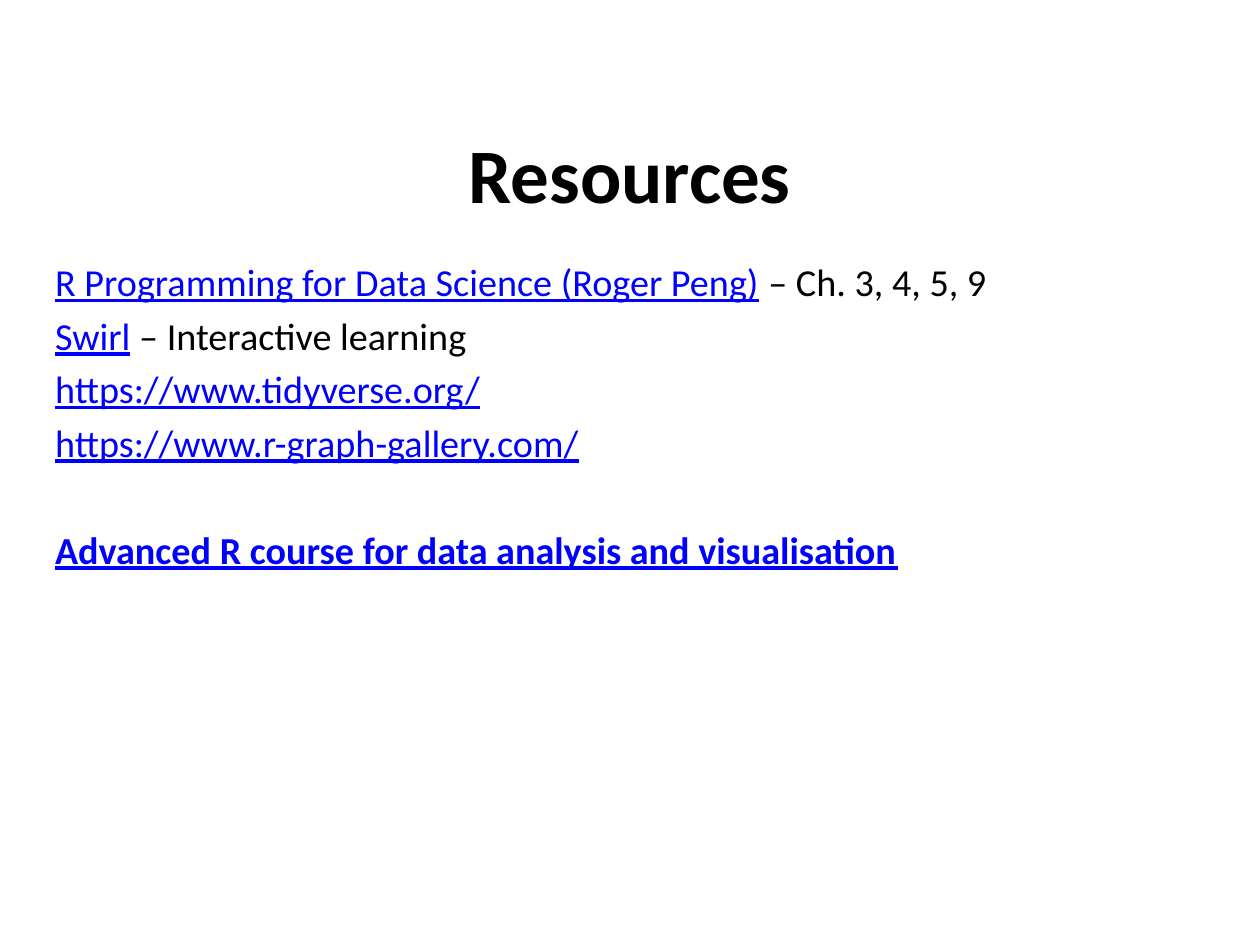
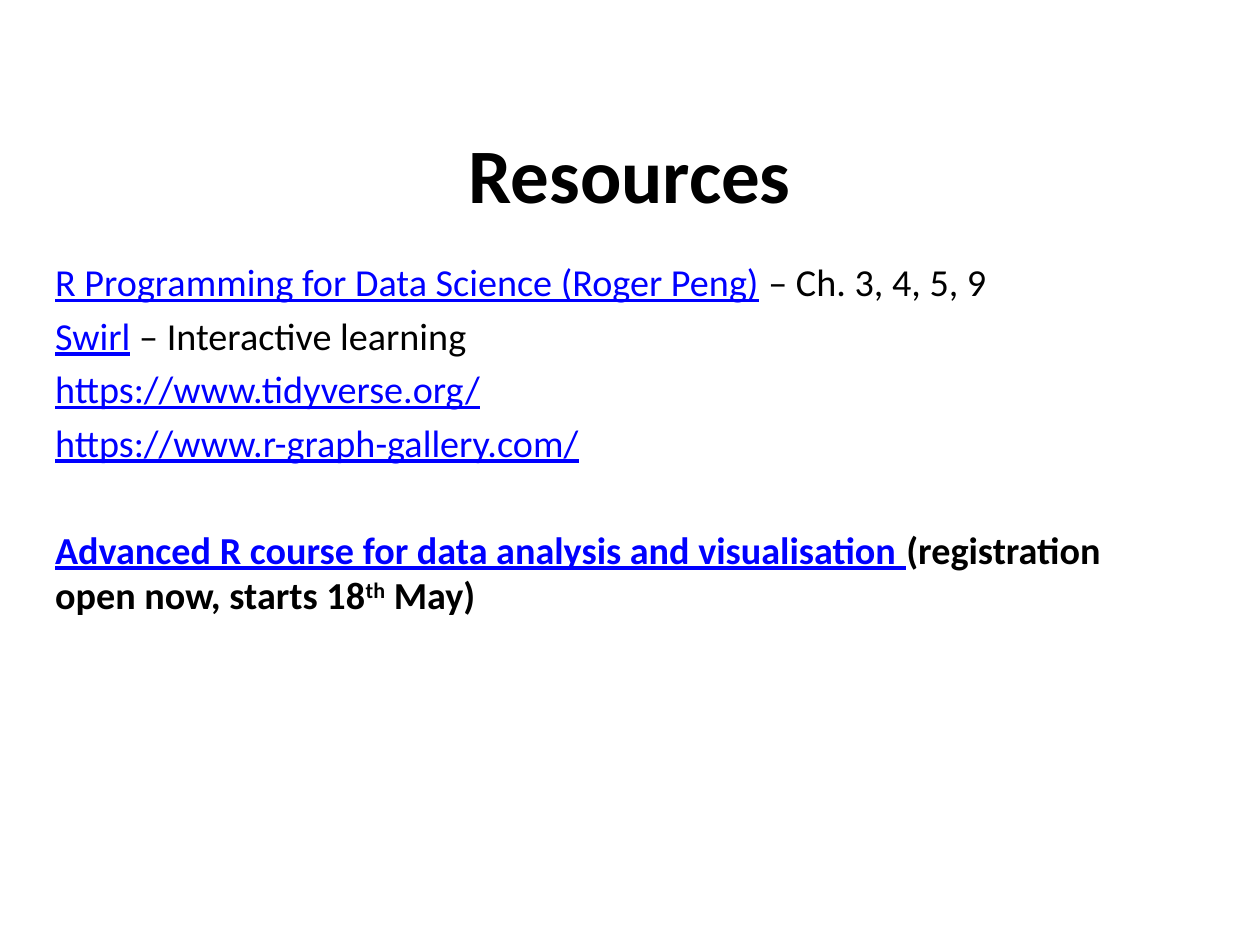
Before and after one commit to sraorao/MSD_R_course_TT2022, a slide deck: slide 20 of powerpoint/Session2.pptx. Drawn at 1260x945 pixels with LibreOffice and Linux fonts; fonts in the diff are those of the drawing. Boxes give left, top, right and bottom in pixels: in the first picture for what was removed or moved away, otherwise in the second. Text is boxed around its words. In the diff, an @@ line names an element or a change of style, - is before the commit and + after.

Commit message:
update ppts

```diff
--- a/powerpoint/Session2.pptx
+++ b/powerpoint/Session2.pptx
@@ text at box(55, 536, 1100, 615): text changed @@
-Advanced R course for data analysis and visualisation
+Advanced R course for data analysis and visualisation (registration open now, starts 18th May)
```
Also in this commit, not shown: 1 other file.
